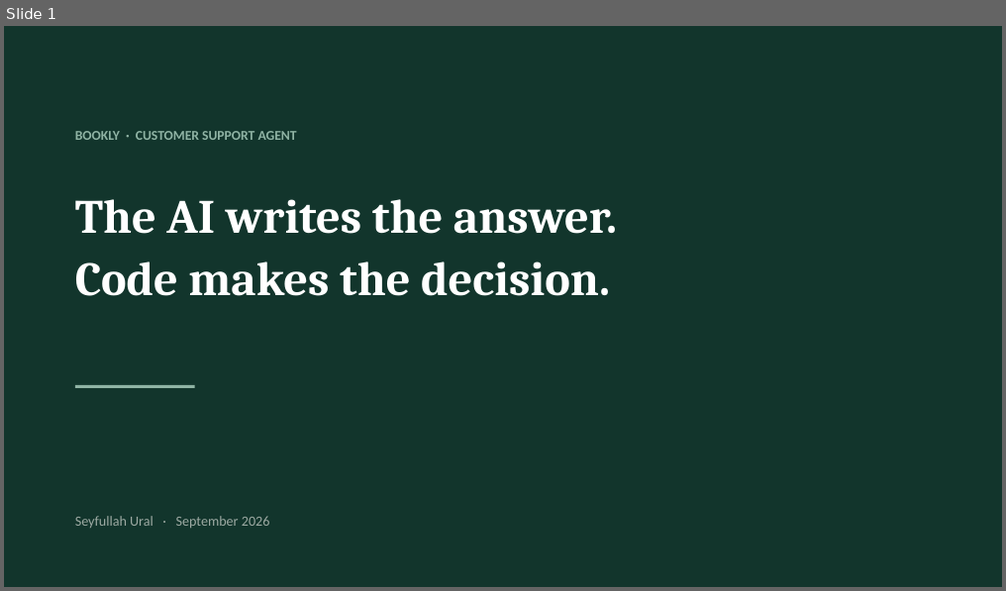
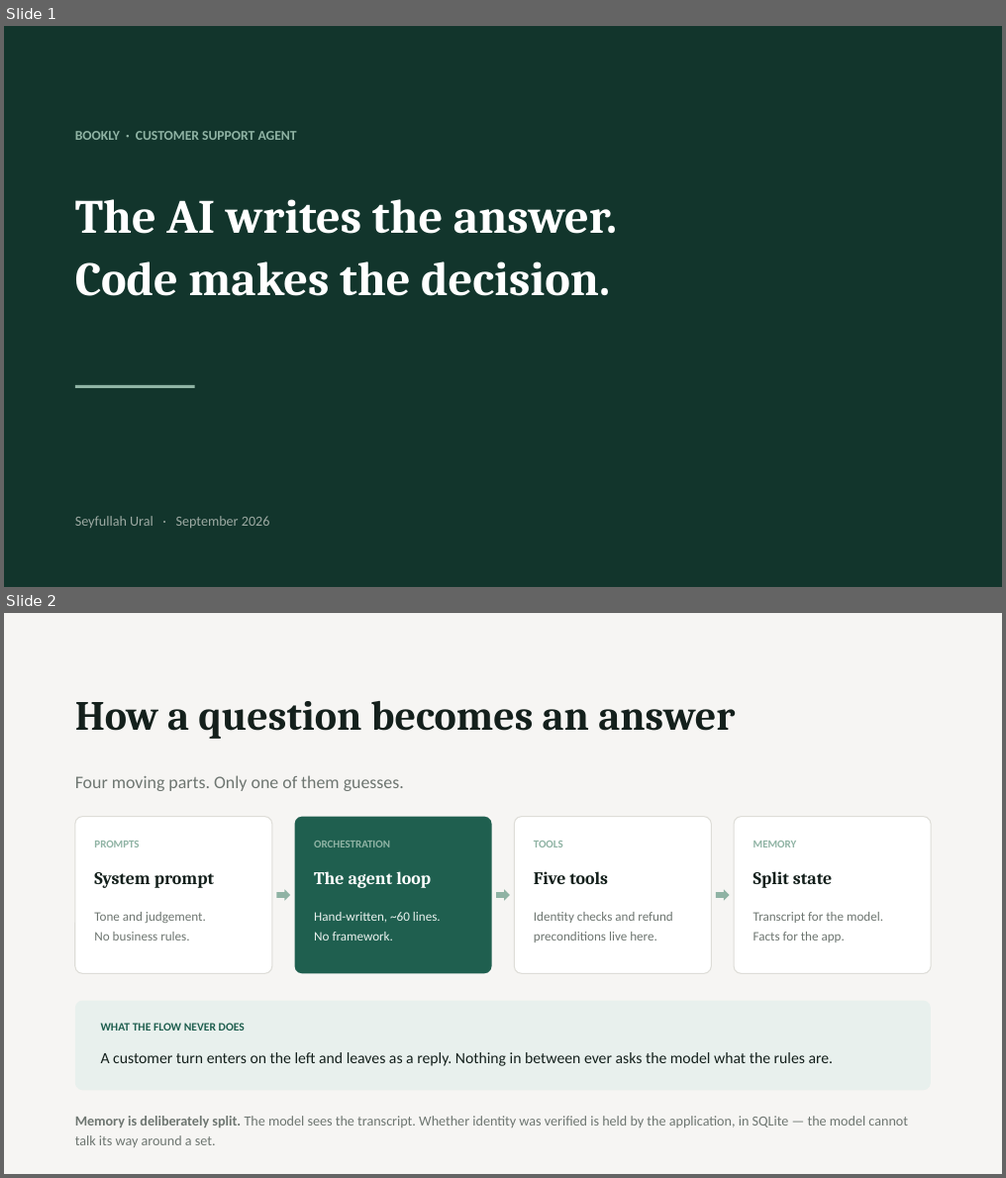
Before and after one commit to Seyfu42/bookly-support-agent, a slide deck: deck/bookly-agent-deck.pptx. Shown one above the other, each under a label of ours: slide 1 before the commit, slides 1 and 2 after it. The pictures are 1006x591 and 1006x1178 pixels, drawn with LibreOffice and Linux fonts; fonts in the diff are those of the drawing. Boxes give left, top, right and bottom in pixels: in the first picture for what was removed or moved away, otherwise in the second. Text is boxed around its words. In the diff, an @@ line names an element or a change of style, - is before the commit and + after.

```diff
--- a/deck/bookly-agent-deck.pptx
+++ b/deck/bookly-agent-deck.pptx
@@ slide 2 added at (x1=4, y1=613, x2=1002, y2=1174), background #F6F5F3 @@
@@ text added at (x1=75, y1=701, x2=735, y2=739), 40 pt, text #14201C, bold @@
+How a question becomes an answer
@@ text added at (x1=75, y1=775, x2=404, y2=791), 17 pt, text #6E7671 @@
+Four moving parts. Only one of them guesses.
@@ rounded rectangle added at (x1=75, y1=817, x2=272, y2=973), fill #FFFFFF, outline #DEDDD8 1 pt @@
@@ rounded rectangle added at (x1=294, y1=817, x2=491, y2=973), fill #1F5F4F @@
@@ rounded rectangle added at (x1=515, y1=817, x2=712, y2=973), fill #FFFFFF, outline #DEDDD8 1 pt @@
@@ rounded rectangle added at (x1=734, y1=817, x2=931, y2=973), fill #FFFFFF, outline #DEDDD8 1 pt @@
@@ text added at (x1=94, y1=841, x2=139, y2=848), 10.5 pt, text #8FB3A4, bold @@
+PROMPTS
@@ text added at (x1=314, y1=841, x2=390, y2=848), 10.5 pt, text #8FB3A4, bold @@
+ORCHESTRATION
@@ text added at (x1=534, y1=841, x2=563, y2=848), 10.5 pt, text #8FB3A4, bold @@
+TOOLS
@@ text added at (x1=753, y1=841, x2=797, y2=848), 10.5 pt, text #8FB3A4, bold @@
+MEMORY
@@ text added at (x1=94, y1=872, x2=214, y2=888), 17 pt, text #14201C, bold @@
+System prompt
@@ text added at (x1=314, y1=871, x2=431, y2=888), 17 pt, text #FFFFFF, bold @@
+The agent loop
@@ text added at (x1=534, y1=871, x2=608, y2=884), 17 pt, text #14201C, bold @@
+Five tools
@@ text added at (x1=753, y1=871, x2=832, y2=888), 17 pt, text #14201C, bold @@
+Split state
@@ right arrow added at (x1=276, y1=889, x2=290, y2=900), fill #8FB3A4 @@
@@ right arrow added at (x1=497, y1=889, x2=510, y2=900), fill #8FB3A4 @@
@@ right arrow added at (x1=716, y1=889, x2=730, y2=900), fill #8FB3A4 @@
@@ text added at (x1=94, y1=912, x2=206, y2=941), 12.5 pt, text #6E7671 @@
+Tone and judgement.
+No business rules.
@@ text added at (x1=314, y1=912, x2=441, y2=941), 12.5 pt, text #E8F0ED @@
+Hand-written, ~60 lines.
+No framework.
@@ text added at (x1=534, y1=912, x2=672, y2=943), 12.5 pt, text #6E7671 @@
+Identity checks and refund
+preconditions live here.
@@ text added at (x1=753, y1=912, x2=883, y2=943), 12.5 pt, text #6E7671 @@
+Transcript for the model.
+Facts for the app.
@@ rounded rectangle added at (x1=75, y1=1001, x2=931, y2=1090), fill #E8F0ED @@
@@ text added at (x1=101, y1=1023, x2=245, y2=1031), 11 pt, text #1F5F4F, bold @@
+WHAT THE FLOW NEVER DOES
@@ text added at (x1=101, y1=1053, x2=834, y2=1066), 15 pt, text #14201C @@
+A customer turn enters on the left and leaves as a reply. Nothing in between ever asks the model what the rules are.
@@ text added at (x1=75, y1=1116, x2=908, y2=1148), 13.5 pt, text #6E7671 @@
+Memory is deliberately split. The model sees the transcript. Whether identity was verified is held by the application, in SQLite — the model cannot talk its way around a set.
```
Also in this commit, not shown: 1 other slide added, 2 slides removed, 3 other files.
